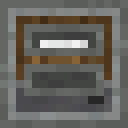
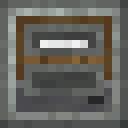
Two versions of the same layered image (128x128). Layer-by-layer changes:
painted on "Trays" over left=24, top=24, right=104, bottom=96
painted on "Andesite casing" over left=0, top=0, right=128, bottom=128
